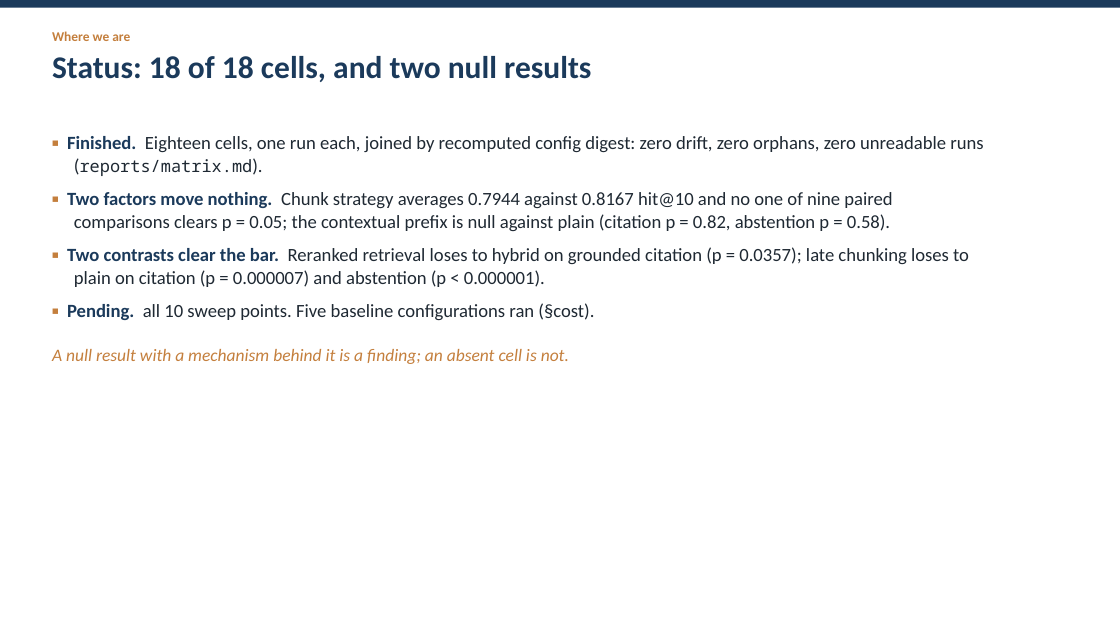
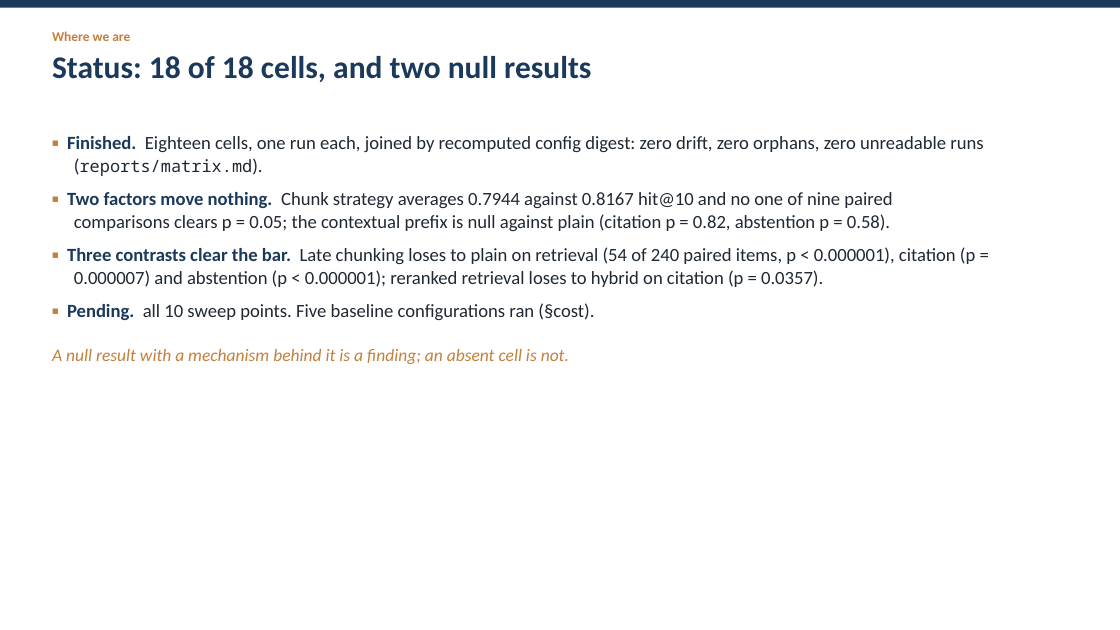
Before and after one commit to JHB11Hinson/cs5481-topic5-rag, a slide deck: slide 6 of reports/slides.pptx. Drawn at 1120x630 pixels with LibreOffice and Linux fonts; fonts in the diff are those of the drawing. Boxes give left, top, right and bottom in pixels: in the first picture for what was removed or moved away, otherwise in the second. Text is boxed around its words. In the diff, an @@ line names an element or a change of style, - is before the commit and + after.

Commit message:
report(ticket 17): second pass — real hit@10 intervals, late-chunking contrast and pooling probe

```diff
--- a/reports/slides.pptx
+++ b/reports/slides.pptx
@@ text at [67,247,975,287]: text changed @@
-▪ Two contrasts clear the bar. Reranked retrieval loses to hybrid on grounded citation (p = 0.0357); late chunking loses to plain on citation (p = 0.000007) and abstention (p < 0.000001).
+▪ Three contrasts clear the bar. Late chunking loses to plain on retrieval (54 of 240 paired items, p < 0.000001), citation (p = 0.000007) and abstention (p < 0.000001); reranked retrieval loses to hybrid on citation (p = 0.0357).
```
Also in this commit, not shown: 3 other slides changed, 8 other files.
